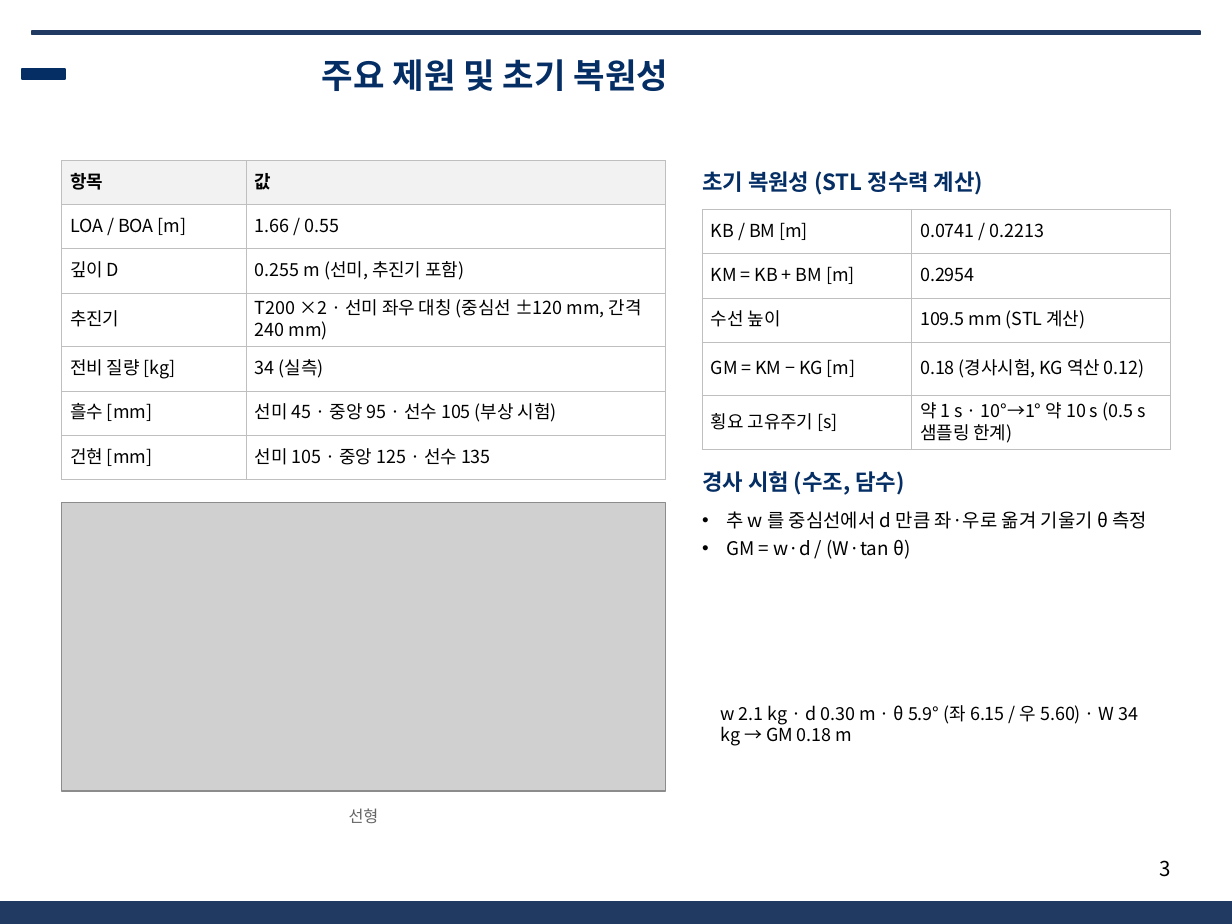
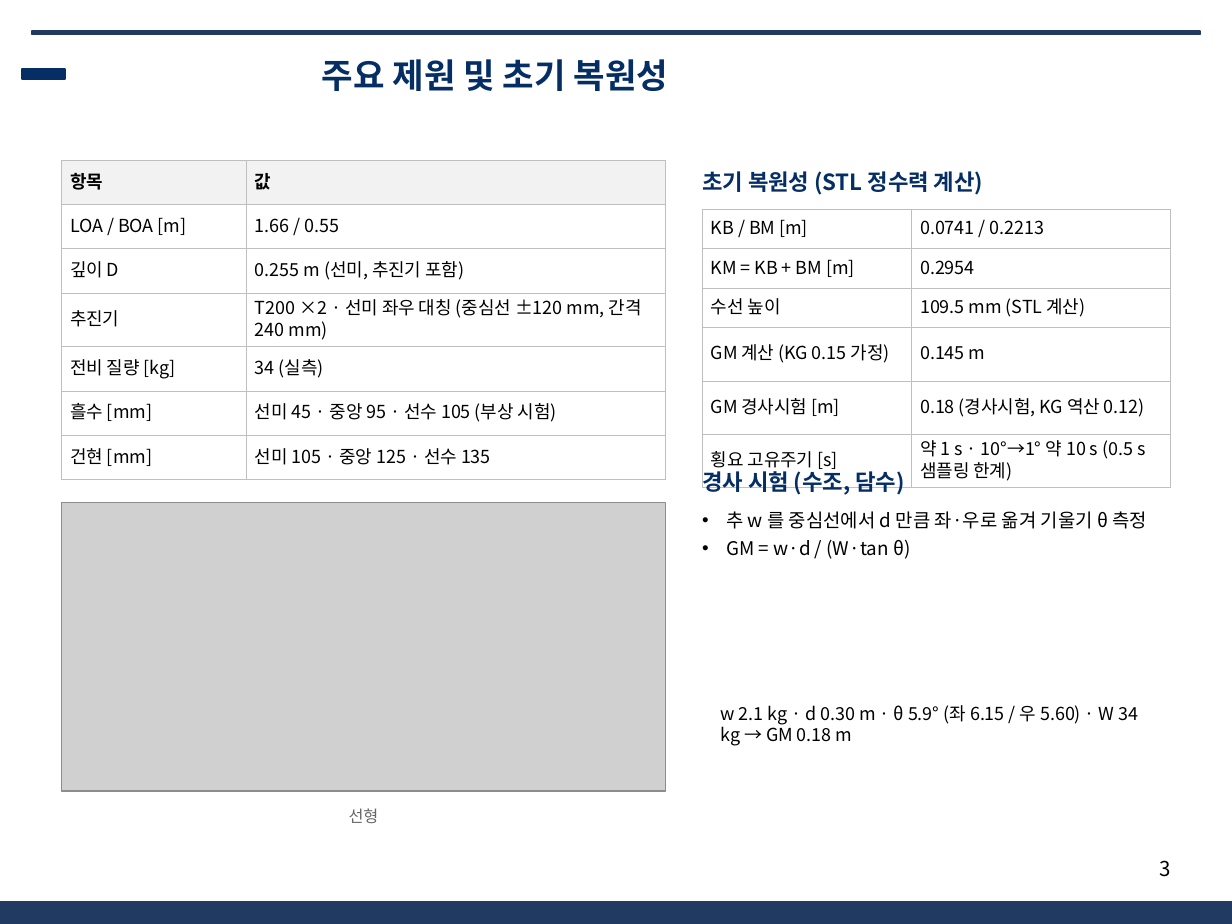
Before and after one commit to unmatsutake377-rgb/ros2_ws, a slide deck: slide 3 of docs/전달용/보고서_분담/발표자료_SSF_A.pptx. Drawn at 1232x924 pixels with LibreOffice and Linux fonts; fonts in the diff are those of the drawing; grey boxes stand for pictures; background and template pictures are left out. Boxes give left, top, right and bottom in pixels: in the first picture for what was removed or moved away, otherwise in the second. Text is boxed around its words. In the diff, an @@ line names an element or a change of style, - is before the commit and + after.

```diff
--- a/docs/전달용/보고서_분담/발표자료_SSF_A.pptx
+++ b/docs/전달용/보고서_분담/발표자료_SSF_A.pptx
@@ table at <box>702,209,1170,485</box> @@
-row 4: GM = KM − KG [m] | 0.18 (경사시험, KG 역산 0.12)
+row 4: GM 계산 (KG 0.15 가정) | 0.145 m
+row 5: GM 경사시험 [m] | 0.18 (경사시험, KG 역산 0.12)
```
Also in this commit, not shown: 5 other slides changed, 5 other files.
